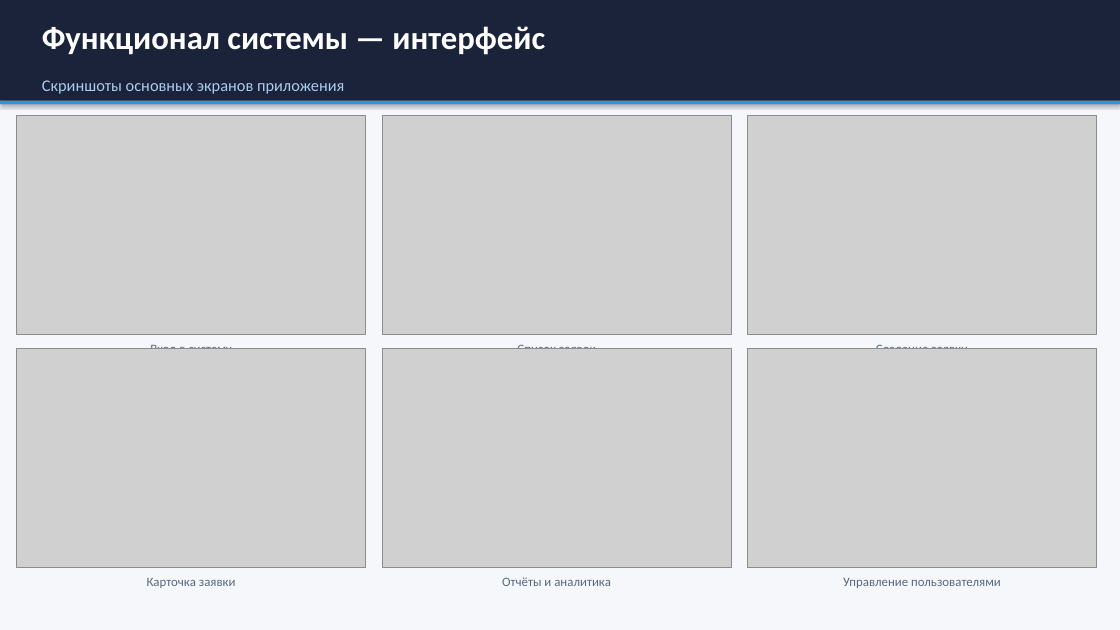
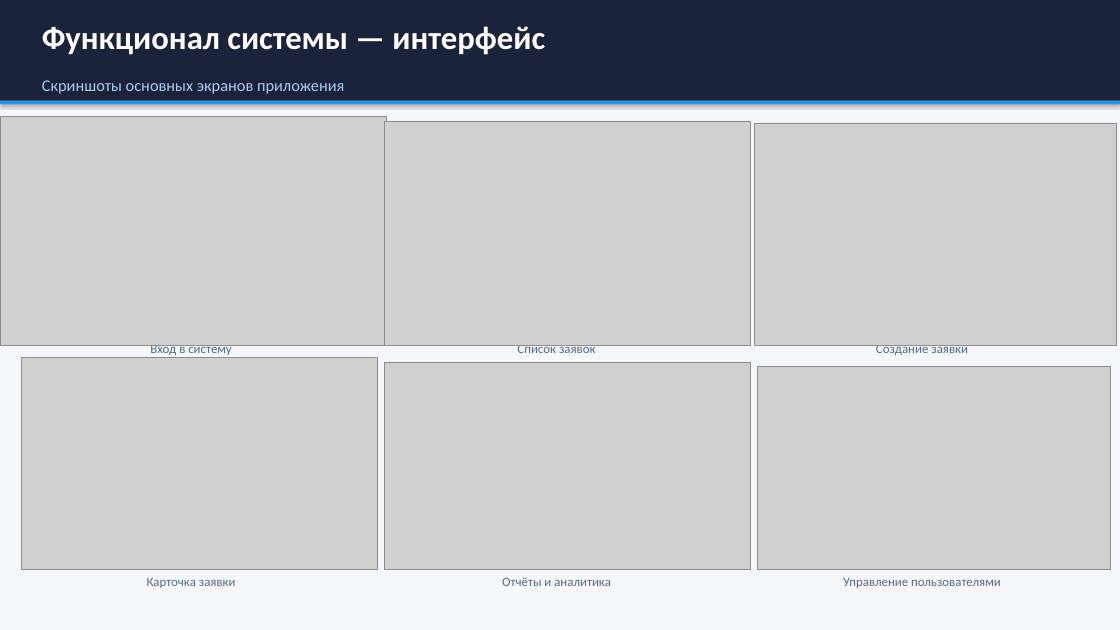
Before and after one commit to BoLshoiSvetKorol-del/service-desk, a slide deck: slide 12 of docs/diploma/Презентация_ServiceDesk.pptx. Drawn at 1120x630 pixels with LibreOffice and Linux fonts; fonts in the diff are those of the drawing; grey boxes stand for pictures. Boxes give left, top, right and bottom in pixels: in the first picture for what was removed or moved away, otherwise in the second. Text is boxed around its words. In the diff, an @@ line names an element or a change of style, - is before the commit and + after.

```diff
--- a/docs/diploma/Презентация_ServiceDesk.pptx
+++ b/docs/diploma/Презентация_ServiceDesk.pptx
@@ picture resized from (x1=17, y1=116, x2=365, y2=334) to (x1=0, y1=117, x2=386, y2=345) @@
@@ picture resized from (x1=382, y1=116, x2=731, y2=334) to (x1=384, y1=121, x2=750, y2=345) @@
@@ picture resized from (x1=748, y1=116, x2=1096, y2=334) to (x1=754, y1=123, x2=1116, y2=345) @@
@@ picture resized from (x1=17, y1=349, x2=365, y2=567) to (x1=22, y1=358, x2=377, y2=570) @@
@@ picture resized from (x1=382, y1=349, x2=731, y2=567) to (x1=384, y1=362, x2=750, y2=570) @@
@@ picture resized from (x1=748, y1=349, x2=1096, y2=567) to (x1=757, y1=366, x2=1110, y2=570) @@
```
Also in this commit, not shown: 3 other slides changed, 24 other files.
